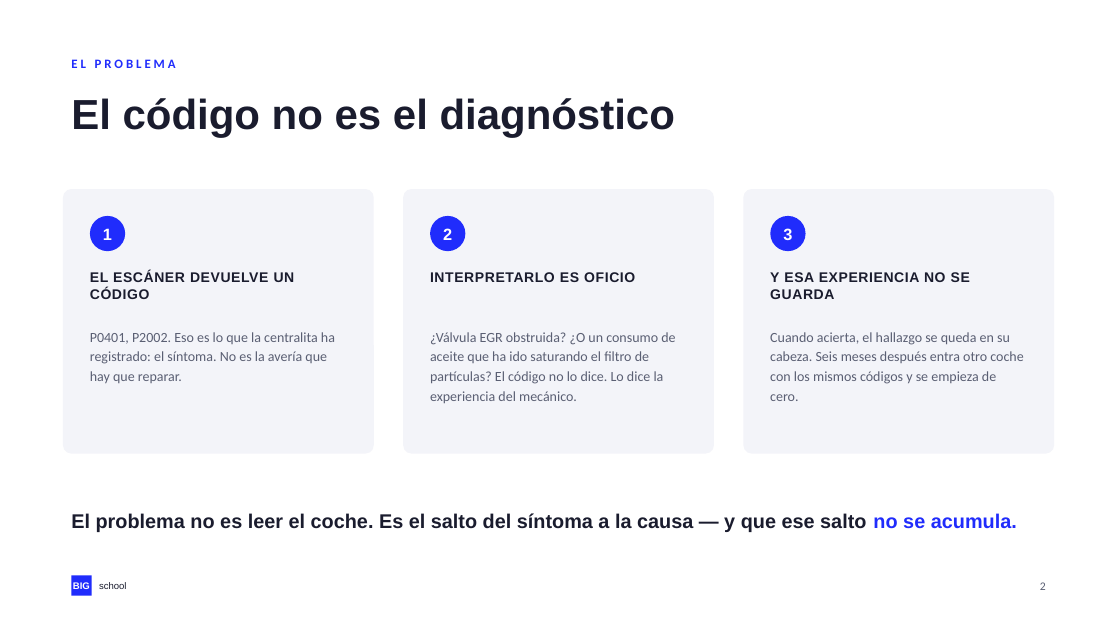
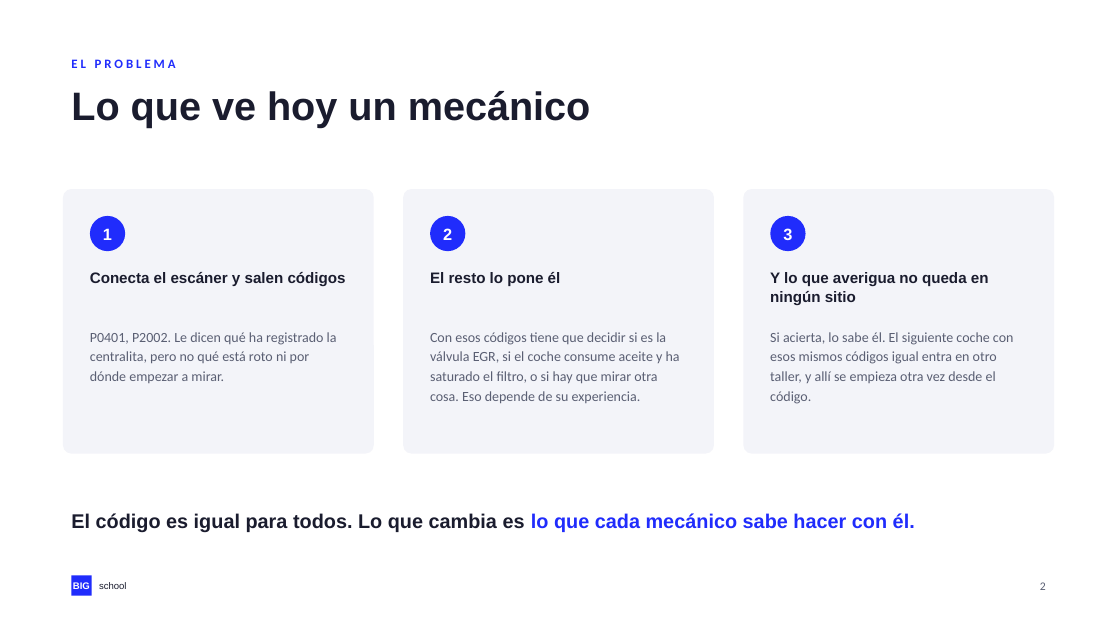
Before and after one commit to NovilloQuinta/intelligent-automotive-diagnostics, a slide deck: slide 2 of docs/presentacion/tfm-intelligent-automotive-diagnostics.pptx. Drawn at 1120x630 pixels with LibreOffice and Linux fonts; fonts in the diff are those of the drawing. Boxes give left, top, right and bottom in pixels: in the first picture for what was removed or moved away, otherwise in the second. Text is boxed around its words. In the diff, an @@ line names an element or a change of style, - is before the commit and + after.

Commit message:
docs(tfm): reescribir el problema y anadir el objetivo

```diff
--- a/docs/presentacion/tfm-intelligent-automotive-diagnostics.pptx
+++ b/docs/presentacion/tfm-intelligent-automotive-diagnostics.pptx
@@ text "Lo que ve hoy un ..." at [71, 91, 591, 127]: vertical alignment middle to top @@
@@ text at [71, 91, 591, 127]: text changed; size 36 to 34 pt @@
-El código no es el diagnóstico
+Lo que ve hoy un mecánico
@@ text at [90, 272, 346, 286]: text changed; size 12 to 13 pt @@
-EL ESCÁNER DEVUELVE UN CÓDIGO
+Conecta el escáner y salen códigos
@@ text at [430, 272, 561, 286]: text changed; size 12 to 13 pt @@
-INTERPRETARLO ES OFICIO
+El resto lo pone él
@@ text at [770, 272, 989, 305]: text changed; size 12 to 13 pt @@
-Y ESA EXPERIENCIA NO SE GUARDA
+Y lo que averigua no queda en ningún sitio
@@ text at [90, 332, 337, 383]: text changed @@
-P0401, P2002. Eso es lo que la centralita ha registrado: el síntoma. No es la avería que hay que reparar.
+P0401, P2002. Le dicen qué ha registrado la centralita, pero no qué está roto ni por dónde empezar a mirar.
@@ text at [430, 332, 680, 403]: text changed @@
-¿Válvula EGR obstruida? ¿O un consumo de aceite que ha ido saturando el filtro de partículas? El código no lo dice. Lo dice la experiencia del mecánico.
+Con esos códigos tiene que decidir si es la válvula EGR, si el coche consume aceite y ha saturado el filtro, o si hay que mirar otra cosa. Eso depende de su experiencia.
@@ text at [770, 332, 1013, 404]: text changed @@
-Cuando acierta, el hallazgo se queda en su cabeza. Seis meses después entra otro coche con los mismos códigos y se empieza de cero.
+Si acierta, lo sabe él. El siguiente coche con esos mismos códigos igual entra en otro taller, y allí se empieza otra vez desde el código.
@@ text at [71, 513, 915, 532]: text changed @@
-El problema no es leer el coche. Es el salto del síntoma a la causa — y que ese salto no se acumula.
+El código es igual para todos. Lo que cambia es lo que cada mecánico sabe hacer con él.
```
Also in this commit, not shown: 1 slide added, 1 other file.
